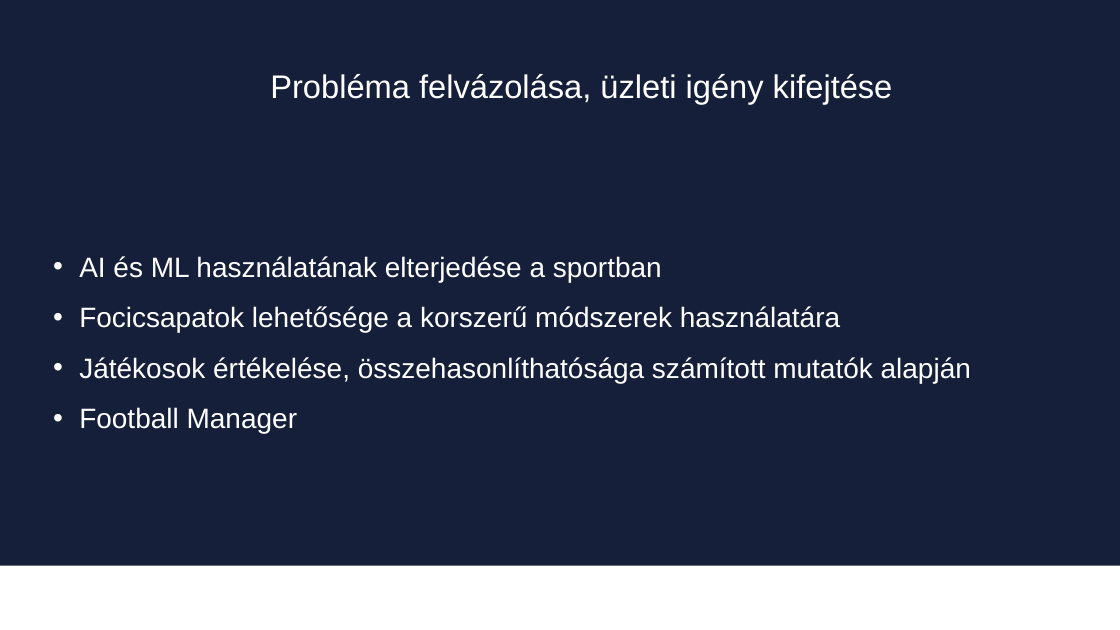
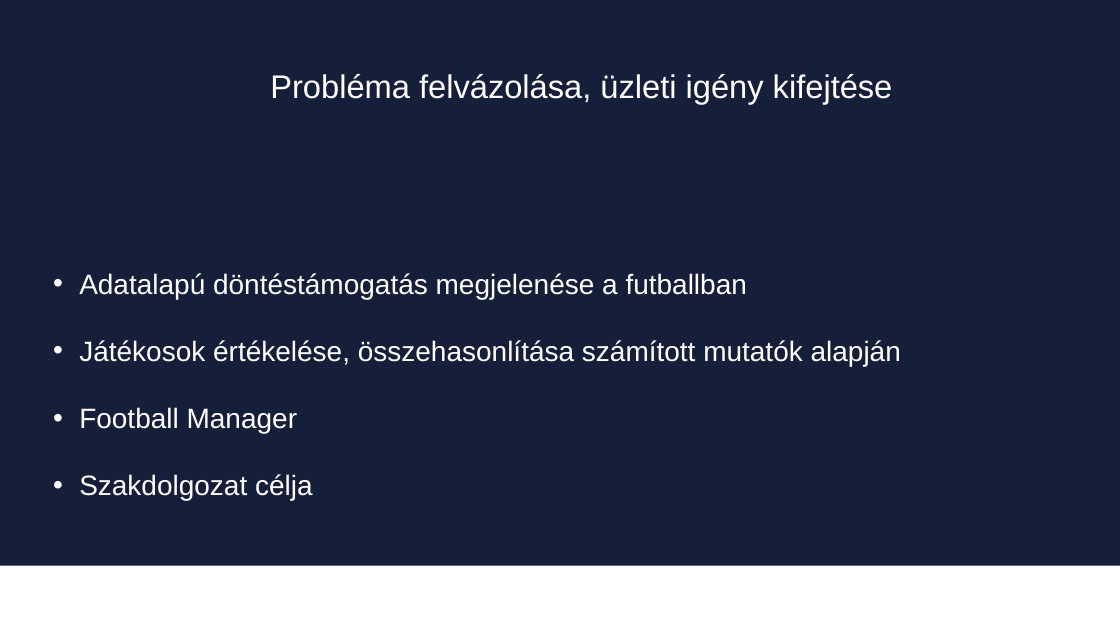
Before and after one commit to mZoltan05/MissingChainviaFootballManager, a slide deck: slide 2 of Szakdolgozat/Megvalósítás/Projektmunka4/MunkácsiZoltán_PREZ.pptx. Drawn at 1120x630 pixels with LibreOffice and Linux fonts; fonts in the diff are those of the drawing; background and template pictures are left out. Boxes give left, top, right and bottom in pixels: in the first picture for what was removed or moved away, otherwise in the second. Text is boxed around its words. In the diff, an @@ line names an element or a change of style, - is before the commit and + after.

```diff
--- a/Szakdolgozat/Megvalósítás/Projektmunka4/MunkácsiZoltán_PREZ.pptx
+++ b/Szakdolgozat/Megvalósítás/Projektmunka4/MunkácsiZoltán_PREZ.pptx
@@ text at box(79, 273, 901, 366): text changed @@
-• AI és ML használatának elterjedése a sportban
-• Focicsapatok lehetősége a korszerű módszerek használatára
-• Játékosok értékelése, összehasonlíthatósága számított mutatók alapján
+• Adatalapú döntéstámogatás megjelenése a futballban
+• Játékosok értékelése, összehasonlítása számított mutatók alapján
@@ text at box(79, 474, 313, 501): paragraph added @@
+• Szakdolgozat célja
```
Also in this commit, not shown: 2 other slides changed, 3 slides added, 2 slides removed, 4 other files.
